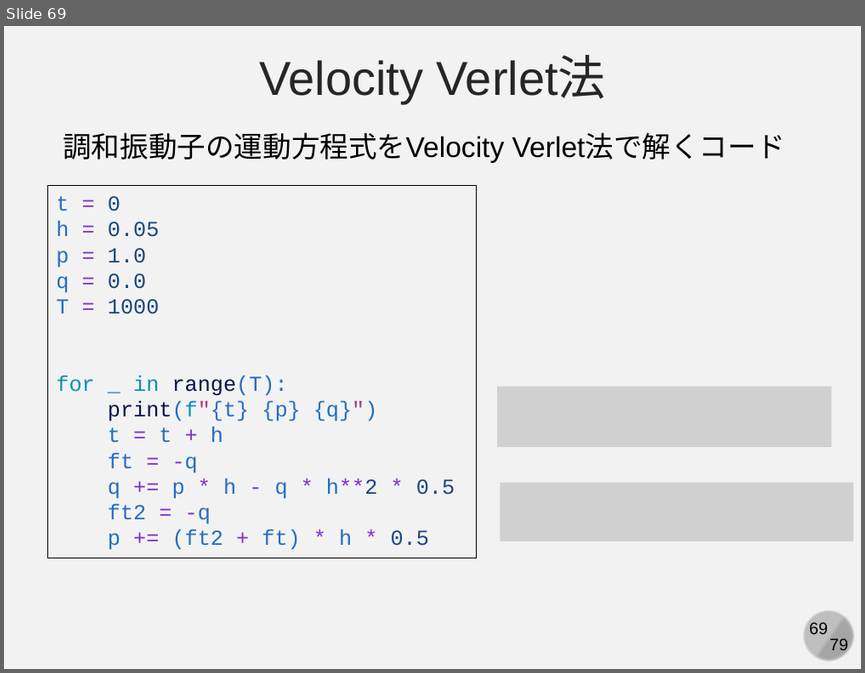
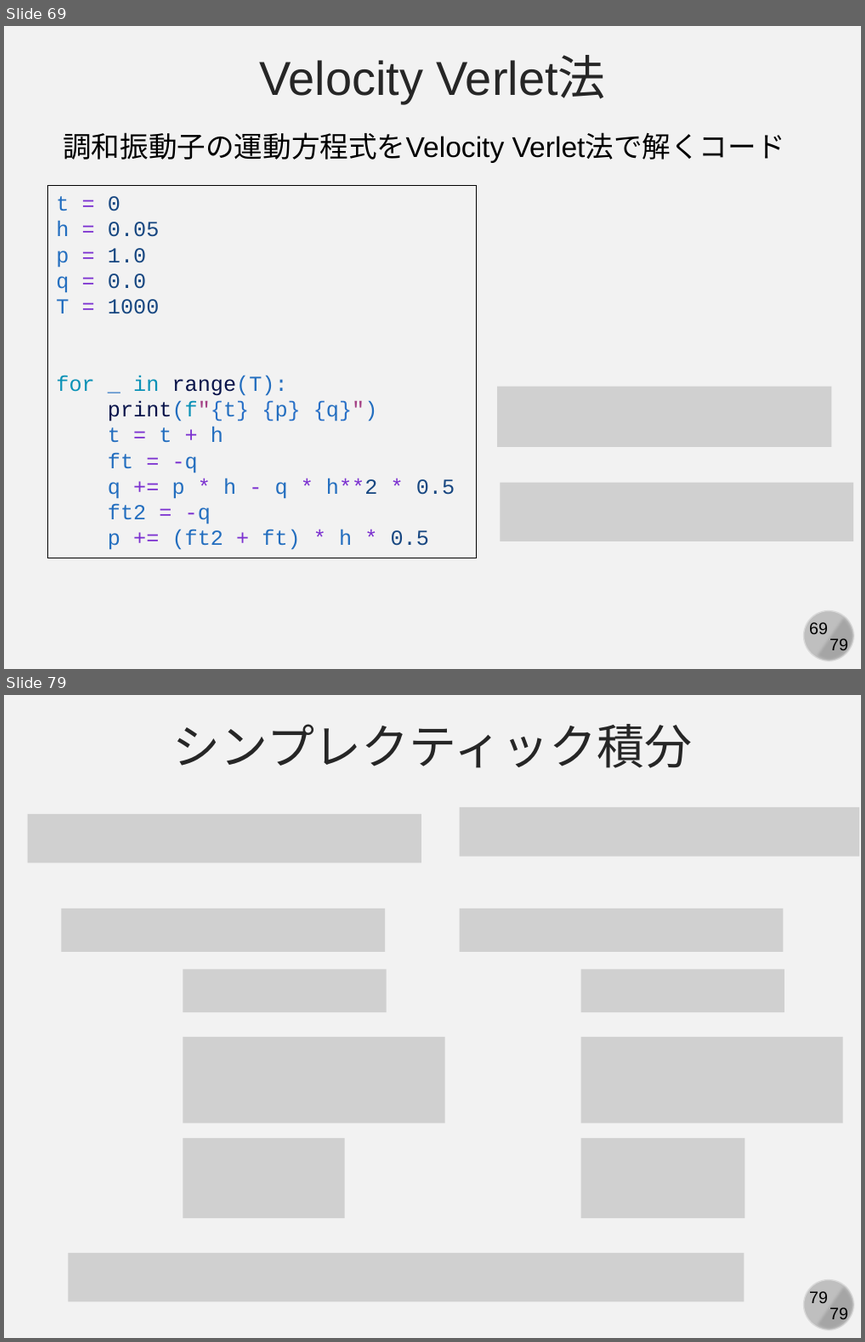
Before and after one commit to kaityo256/simulation_engineering, a slide deck: 05_md_basic/simulation05.pptx. Shown one above the other, each under a label of ours: slide 69 before the commit, slides 69 and 79 after it; the slides between them are not shown. The pictures are 865x673 and 865x1342 pixels, drawn with LibreOffice and Linux fonts; fonts in the diff are those of the drawing; grey boxes stand for pictures. Boxes give left, top, right and bottom in pixels: in the first picture for what was removed or moved away, otherwise in the second. Text is boxed around its words. In the diff, an @@ line names an element or a change of style, - is before the commit and + after.

```diff
--- a/05_md_basic/simulation05.pptx
+++ b/05_md_basic/simulation05.pptx
@@ slide 79 added at bbox=[4, 695, 861, 1338], background #F2F2F2; not listed: 4 template elements that a slide beside it also shows @@
@@ text added at bbox=[173, 724, 692, 768], 40 pt, text #262626 @@
+シンプレクティック積分
@@ picture added at bbox=[28, 814, 422, 863] @@
@@ picture added at bbox=[459, 807, 859, 857] @@
@@ picture added at bbox=[62, 908, 386, 951] @@
@@ picture added at bbox=[459, 908, 783, 951] @@
@@ picture added at bbox=[183, 970, 386, 1012] @@
@@ picture added at bbox=[580, 970, 783, 1012] @@
@@ picture added at bbox=[183, 1037, 445, 1123] @@
@@ picture added at bbox=[580, 1037, 843, 1123] @@
@@ picture added at bbox=[183, 1138, 345, 1219] @@
@@ picture added at bbox=[580, 1138, 744, 1219] @@
@@ picture added at bbox=[69, 1253, 744, 1302] @@
```
Also in this commit, not shown: 1 slide changed, 8 other slides added.
